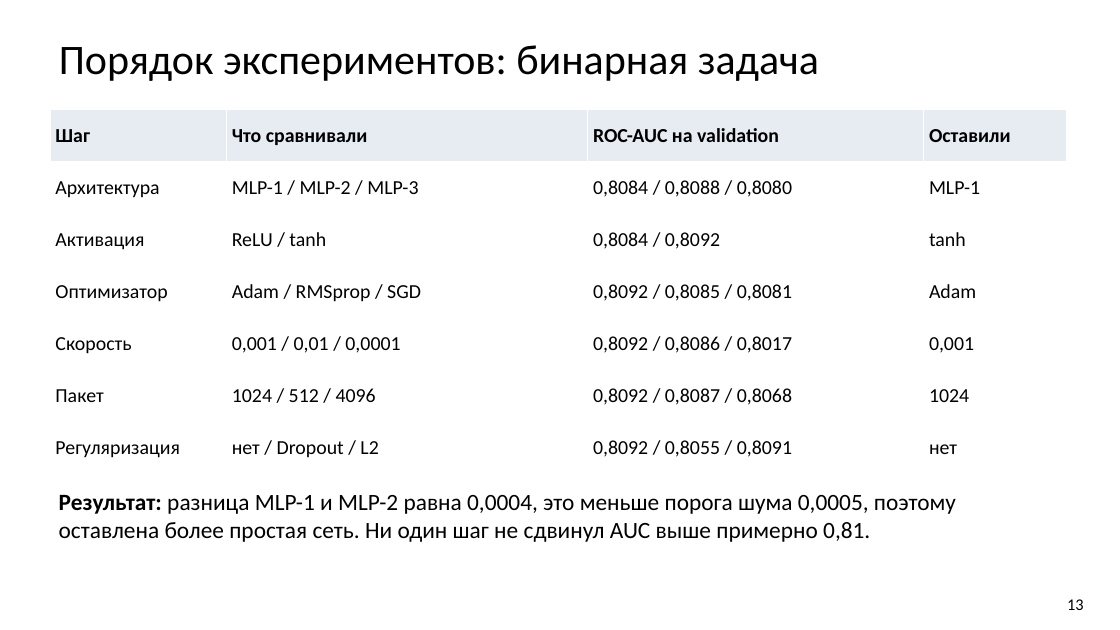
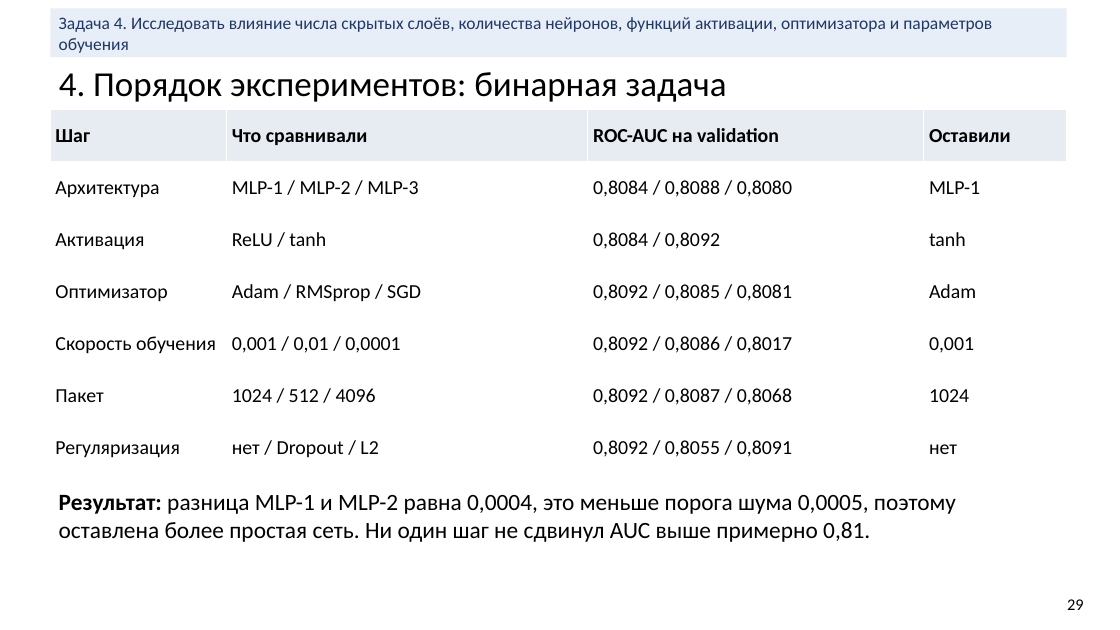
Before and after one commit to bigflyy/nn-uni, a slide deck: slide 29 of labs/lab1/nn-lab-1.pptx (slide 13 before the commit). Drawn at 1120x630 pixels with LibreOffice and Linux fonts; fonts in the diff are those of the drawing. Boxes give left, top, right and bottom in pixels: in the first picture for what was removed or moved away, otherwise in the second. Text is boxed around its words. In the diff, an @@ line names an element or a change of style, - is before the commit and + after.

```diff
--- a/labs/lab1/nn-lab-1.pptx
+++ b/labs/lab1/nn-lab-1.pptx
@@ rectangle added at [50,8,1067,57], fill #E8EEF7, 15 pt, text #1F3864 @@
+Задача 4. Исследовать влияние числа скрытых слоёв, количества нейронов, функций активации, оптимизатора и параметров обучения
@@ title at [59,72,727,102]: text changed; size 36 to 30 pt @@
-Порядок экспериментов: бинарная задача
+4. Порядок экспериментов: бинарная задача
@@ table at [50,109,1067,474] @@
-row 5, column 1: Скорость
+row 5, column 1: Скорость обучения
@@ text at [1067,599,1084,610]: text changed @@
-13
+29
```
Also in this commit, not shown: 41 other slides changed, 19 slides added, 2 slides removed, 19 other files.
